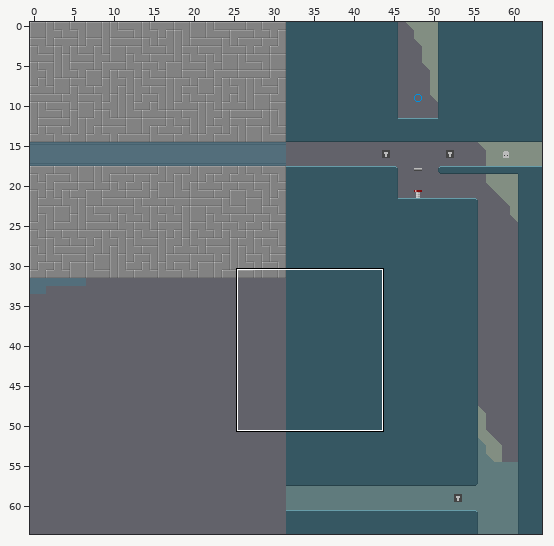
A Tiled map (JSON) gets an edit: tiled/maps/2-1.json. Above, an overview of the earlier version with the close-up marked.
Close-up. Earlier state:
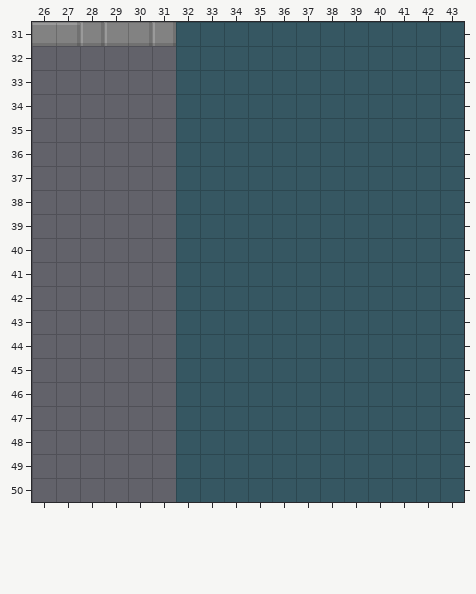
Cells are 8x8 px. Shown: x 26..43, y 31..50. The commit also changed other parts of the map, which this record leaves out.
And afterwards:
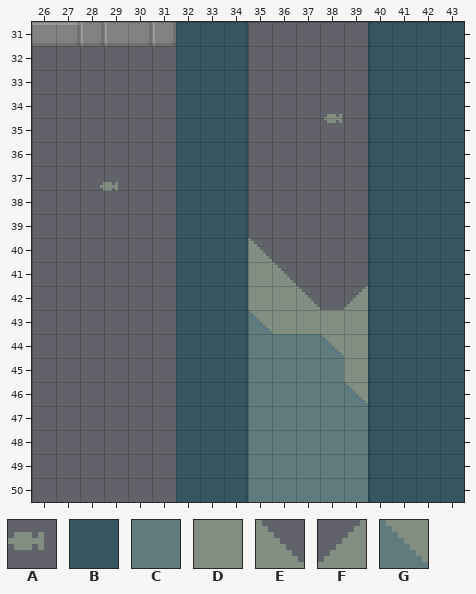
Key: from "objects": A 15; from "tileset": B 0, C 32, D 40, E 43, F 44, G 45.
_ is an empty cell.
Objects are placed by their top-left corner, in cells (3,4 is the top-left corner of cell 3,4); size is 1x1 cell unless given.
Edits made:
Layer "main":
y 31..39: x 35..39 BBBBB -> _____
y 40: x 35..39 BBBBB -> E____
y 41: x 35..39 BBBBB -> DE___
y 42: x 35..39 BBBBB -> DDE_F
y 43: x 35..39 BBBBB -> GDDDD
y 44: x 35..39 BBBBB -> CCCGD
y 45: x 35..39 BBBBB -> CCCCD
y 46: x 35..39 BBBBB -> CCCCG
y 47..50: x 35..39 BBBBB -> CCCCC
Layer "objects":
added: A at 38.2,34.6
added: A at 28.8,37.4
Pixel boxes of the changes (left, top, right, bottom) in both close-ups:
changed: (248, 22, 368, 502)
added: (100, 182, 118, 191)
